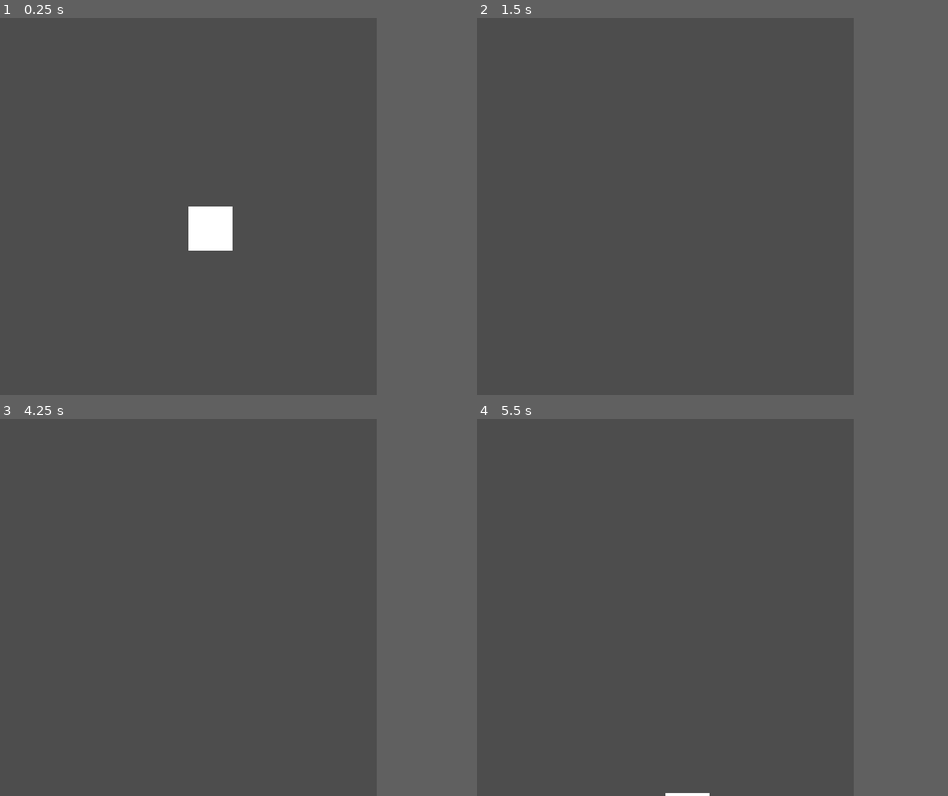
Above: before the commit, frames 1-4 (two rows, left to right).
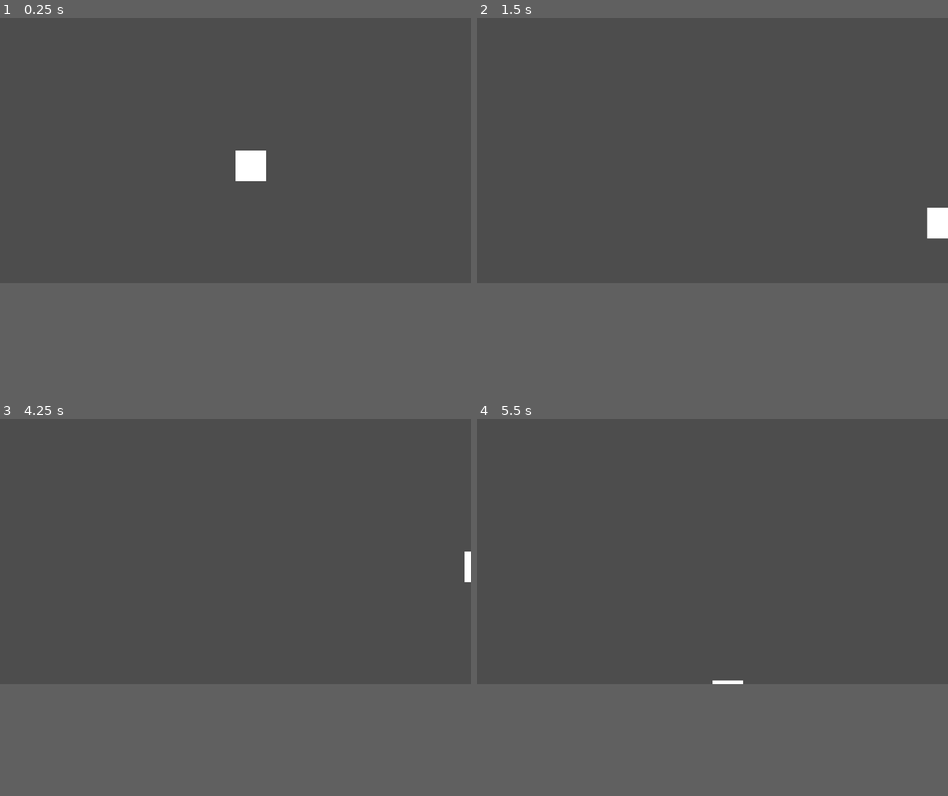
Above: after the commit, the same moments.

Repository: ddm19/DiceCardGame
Game: Godot game, scene res://assets/scenes/game.tscn
Same seed, same stepped clock (60 frames per second), same inputs: the game is played once before the commit and once after it.
Inputs:
- Up to frame 1 (0.25 s): no input
- Up to frame 2 (1.5 s): tap Enter at 0.5 s; hold Right (ui_right) 0.53-1.28 s; hold Down (ui_down) from 1.28 s (still down)
- Up to frame 3 (4.25 s): tap Space at 2, 3.5 s; release Down (ui_down) at 2.03 s; hold Right (ui_right) 2.03-2.78 s; tap Enter at 2.75 s; hold Up (ui_up) 2.78-3.53 s; hold Left (ui_left) from 3.53 s (still down)
- Up to frame 4 (5.5 s): release Left (ui_left) at 5.03 s; hold Down (ui_down) from 5.03 s (still down)
In our replay, the window is 640x640 before the commit and 800x450 after it. These sizes can differ from the game's own. Grey fills any space a smaller window leaves; there, only what the larger window draws over its background counts as a difference.

The runs differ from the first frame. In frame 1, 1.6% of the frame differs, in the area x 40-57%, y 35-62%; in frame 2, 0.4%; in frame 3, 0.1%; in frame 4, 0.1%.

Commit message:
Feat: Creación Estructura Interfaz

Diff:
--- /dev/null
+++ b/assets/scenes/in_game_ui.tscn
@@ -0,0 +1,54 @@
+[gd_scene load_steps=2 format=3 uid="uid://dboh1i82pvtjo"]
+
+[ext_resource type="Texture2D" uid="uid://b4881egkuknia" path="res://assets/sprites/backgrounds/Tile Background.png" id="1_qb8k6"]
+
+[node name="inGameUi" type="Control"]
+layout_mode = 3
+anchors_preset = 15
+anchor_right = 1.0
+anchor_bottom = 1.0
+grow_horizontal = 2
+grow_vertical = 2
+
+[node name="popUpMenu" type="MarginContainer" parent="."]
+layout_mode = 1
+anchors_preset = 15
+anchor_right = 1.0
+anchor_bottom = 1.0
+grow_horizontal = 2
+grow_vertical = 2
+
+[node name="VBoxContainer" type="VBoxContainer" parent="popUpMenu"]
+layout_mode = 2
+size_flags_vertical = 8
+theme_override_constants/separation = 30
+
+[node name="baseMenuScreen" type="MarginContainer" parent="popUpMenu/VBoxContainer"]
+layout_mode = 2
+size_flags_horizontal = 4
+size_flags_vertical = 4
+
+[node name="NinePatchRect" type="NinePatchRect" parent="popUpMenu/VBoxContainer/baseMenuScreen"]
+custom_minimum_size = Vector2(500, 200)
+layout_mode = 2
+texture = ExtResource("1_qb8k6")
+region_rect = Rect2(0, 0, 32, 32)
+
+[node name="MarginContainer" type="MarginContainer" parent="popUpMenu/VBoxContainer/baseMenuScreen/NinePatchRect"]
+layout_mode = 1
+anchors_preset = 15
+anchor_right = 1.0
+anchor_bottom = 1.0
+grow_horizontal = 2
+grow_vertical = 2
+theme_override_constants/margin_left = 30
+theme_override_constants/margin_top = 15
+theme_override_constants/margin_right = 30
+theme_override_constants/margin_bottom = 15
+
+[node name="Button" type="Button" parent="popUpMenu/VBoxContainer/baseMenuScreen/NinePatchRect/MarginContainer"]
+custom_minimum_size = Vector2(75, 75)
+layout_mode = 2
+
+[node name="Separator" type="Control" parent="popUpMenu/VBoxContainer"]
+layout_mode = 2
--- a/assets/sprites/sprite.tres
+++ /dev/null
@@ -1,3 +0,0 @@
-[gd_resource type="SpriteFrames" format=3 uid="uid://c0fx8kb72qb8j"]
-
-[resource]
--- a/project.godot
+++ b/project.godot
@@ -17,8 +17,8 @@
 
 [display]
 
-window/size/viewport_width=640
-window/size/viewport_height=640
+window/stretch/mode="viewport"
+window/stretch/aspect="expand"
 
 [input]
 
@@ -54,3 +54,7 @@
 , Object(InputEventKey,"resource_local_to_scene":false,"resource_name":"","device":-1,"window_id":0,"alt_pressed":false …(183 unchanged characters)…
 ]
 }
+
+[rendering]
+
+textures/canvas_textures/default_texture_filter=0
Not shown: 1 places in assets/scenes/game.tscn that only renumber resources
Binary file added: assets/sprites/backgrounds/Tile Background.png
Not shown, added: assets/sprites/backgrounds/Tile Background.png.import
Renamed: assets/sprites/exampleSprite.png -> assets/sprites/entitites/exampleSprite2.png
Not shown, changed: assets/sprites/entitites/exampleSprite2.png.import
